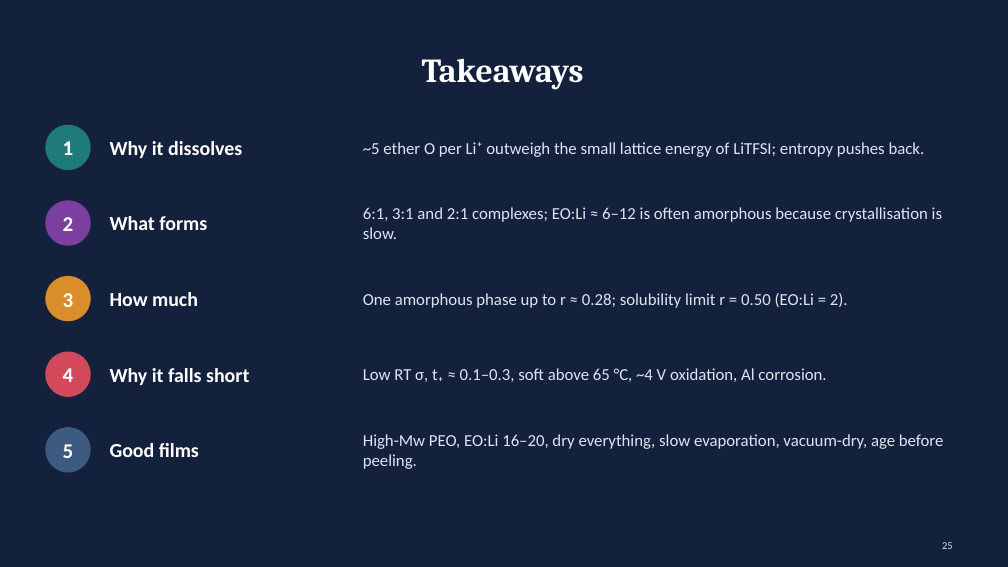
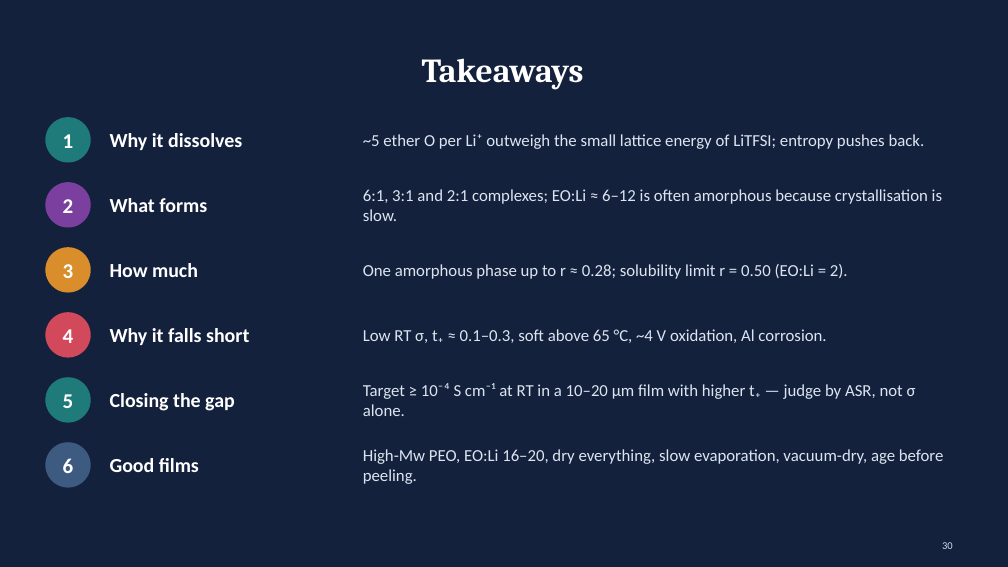
Before and after one commit to zhaoyuw44-lang/Trash, a slide deck: slide 30 of litfsi_peo_ppt/LiTFSI_in_PEO.pptx (slide 25 before the commit). Drawn at 1008x567 pixels with LibreOffice and Linux fonts; fonts in the diff are those of the drawing. Boxes give left, top, right and bottom in pixels: in the first picture for what was removed or moved away, otherwise in the second. Text is boxed around its words. In the diff, an @@ line names an element or a change of style, - is before the commit and + after.

```diff
--- a/litfsi_peo_ppt/LiTFSI_in_PEO.pptx
+++ b/litfsi_peo_ppt/LiTFSI_in_PEO.pptx
@@ 3 texts, 1 ellipse: place and size @@
-3 texts, 1 ellipse at bbox=[45, 125, 925, 170]
+3 texts, 1 ellipse at bbox=[45, 117, 925, 163]
@@ 3 texts, 1 ellipse: place and size @@
-3 texts, 1 ellipse at bbox=[45, 200, 942, 246]
+3 texts, 1 ellipse at bbox=[45, 182, 942, 228]
@@ 3 texts, 1 ellipse: place and size @@
-3 texts, 1 ellipse at bbox=[45, 276, 848, 321]
+3 texts, 1 ellipse at bbox=[45, 247, 848, 293]
@@ 3 texts, 1 ellipse: place and size @@
-3 texts, 1 ellipse at bbox=[45, 352, 826, 397]
+3 texts, 1 ellipse at bbox=[45, 312, 826, 358]
@@ text "5": place and size @@
-text "5" at bbox=[63, 444, 74, 458]
+text "5" at bbox=[63, 394, 74, 408]
@@ ellipse: place and size @@
-ellipse at bbox=[45, 427, 91, 473]
+ellipse at bbox=[45, 377, 91, 423]
@@ ellipse at bbox=[45, 377, 91, 423]: fill #3D5A80 to #1F7A7A @@
@@ text added at bbox=[363, 383, 916, 416], 16 pt, text #DCE5EF @@
+Target ≥ 10⁻⁴ S cm⁻¹ at RT in a 10–20 µm film with higher t₊ — judge by ASR, not σ alone.
@@ text added at bbox=[110, 393, 235, 411], 19 pt, text #FFFFFF, bold @@
+Closing the gap
@@ ellipse added at bbox=[45, 442, 91, 488], fill #3D5A80 @@
@@ text "Good films": place and size @@
-text "Good films" at bbox=[110, 443, 199, 457]
+text "Good films" at bbox=[110, 458, 199, 472]
@@ text "High-Mw PEO, EO:Li 16–20, dry ...": place and size @@
-text "High-Mw PEO, EO:Li 16–20, dry ..." at bbox=[363, 434, 944, 469]
+text "High-Mw PEO, EO:Li 16–20, dry ..." at bbox=[363, 449, 944, 484]
@@ text added at bbox=[63, 458, 74, 473], 20 pt, text #FFFFFF, bold @@
+6
@@ page number at bbox=[942, 542, 953, 549]: text changed @@
-25
+30
```
Also in this commit, not shown: 10 other slides changed, 6 slides added, 8 other files.
